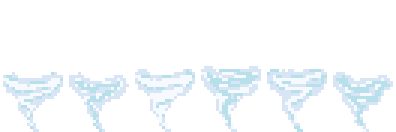
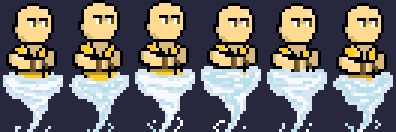
The second 396 × 132 image is a revision of the first. Changes to its layers:
renamed "Capa 2 copia 6" to "Tornado6", painted on it over [333, 72, 393, 132]
added layer "EGO6" above "Tornado5" over [336, 3, 387, 84]
renamed "Capa 2 copia 5" to "Tornado5", painted on it over [6, 69, 327, 132]
added layer "EGO5" above "Tornado4" over [177, 3, 321, 87]
renamed "Capa 2 copia 4" to "Tornado4", painted on it over [201, 66, 261, 132]
added layer "EGO4" above "Tornado3" over [114, 3, 258, 84]
renamed "Capa 2 copia 3" to "Tornado3", painted on it over [135, 69, 195, 132]
added layer "EGO3" above "Tornado2" over [45, 0, 189, 84]
renamed "Capa 2 copia 2" to "Tornado2", painted on it over [69, 72, 129, 132]
added layer "EGO2" above "Tornado1" over [72, 0, 123, 84]
renamed "Capa 2 copia" to "Tornado1", painted on it over [3, 72, 63, 132]
added layer "EGO1" above "EGO(original)" over [6, 3, 57, 84]
showed "Capa 3" over [0, 0, 396, 132]
